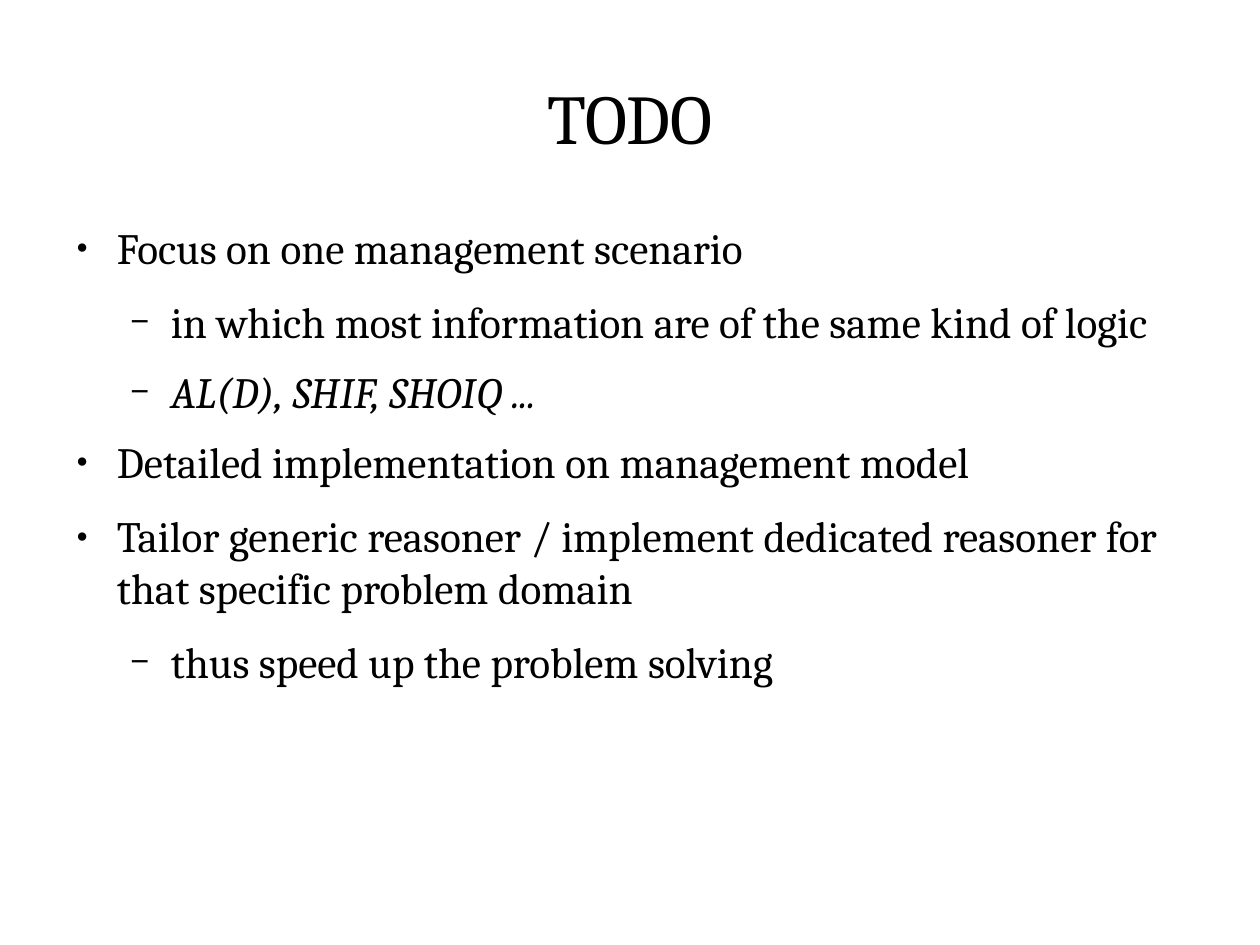
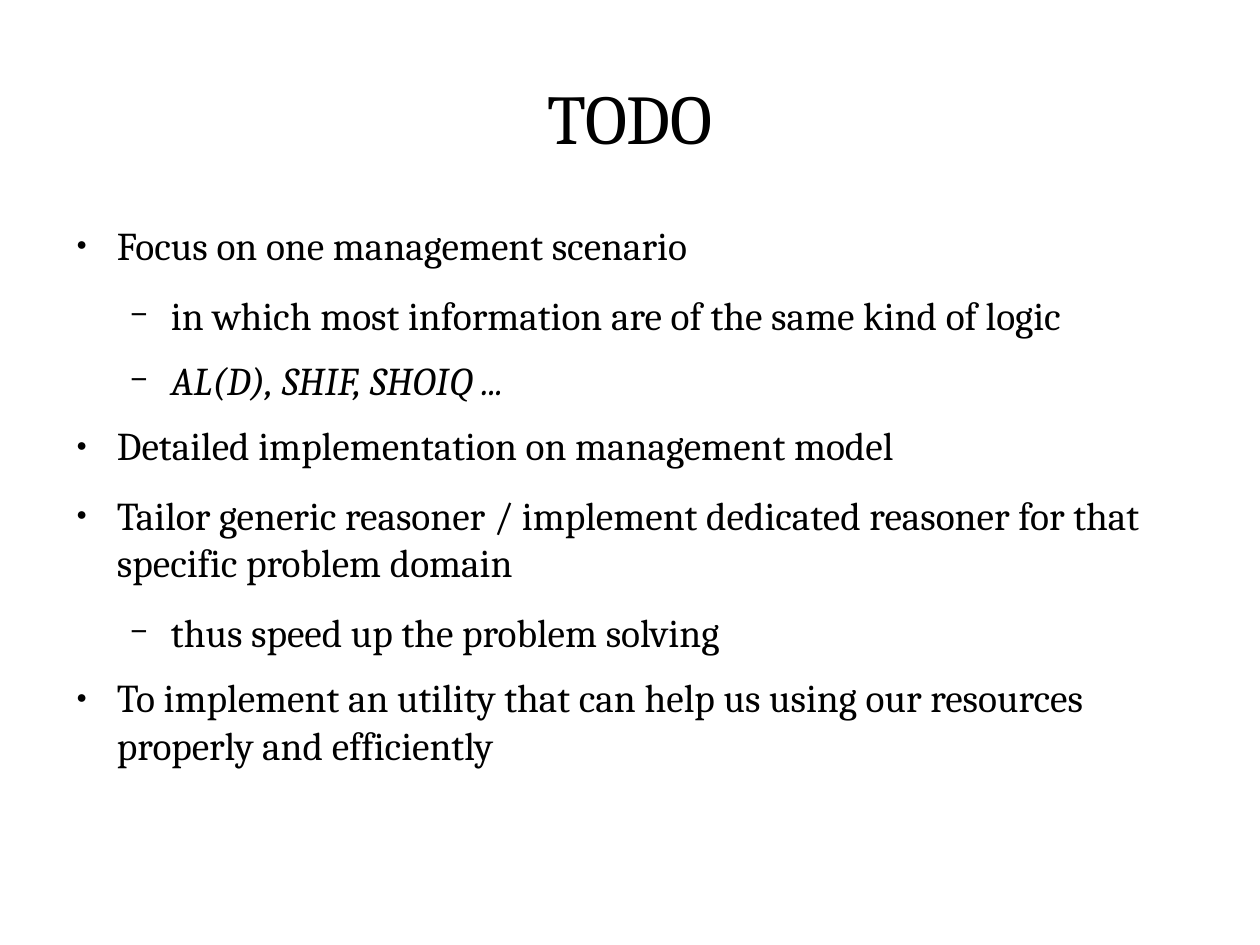
Before and after one commit to ShiZhan/fs-crawler, a slide deck: slide 10 of doc/oam.odp (slide 9 before the commit). Drawn at 1260x945 pixels with LibreOffice and Linux fonts; fonts in the diff are those of the drawing. Boxes give left, top, right and bottom in pixels: in the first picture for what was removed or moved away, otherwise in the second. Text is boxed around its words. In the diff, an @@ line names an element or a change of style, - is before the commit and + after.

```diff
--- a/doc/oam.odp
+++ b/doc/oam.odp
@@ text at (117, 233, 1139, 656): size 27.2 to 24.8 pt in "Focus on one management scenario", "in which most information are of the ...", "AL(D), SHIF, SHOIQ ...", "Detailed implementation on management model" and 2 more places @@
@@ text at (117, 684, 1083, 769): paragraph added @@
+● To implement an utility that can help us using our resources properly and efficiently
```
Also in this commit, not shown: 6 other slides changed, 2 slides added, 1 slide removed.
